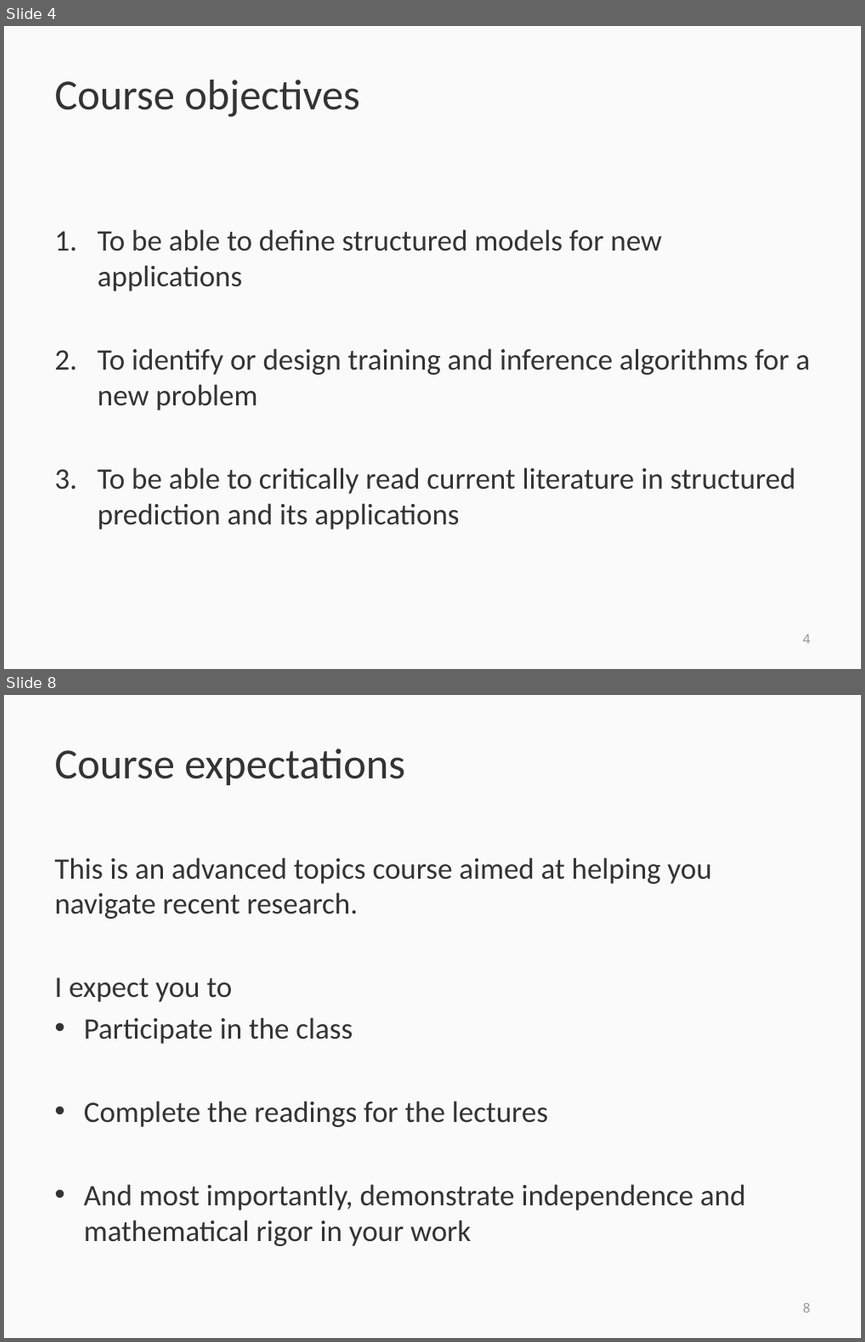
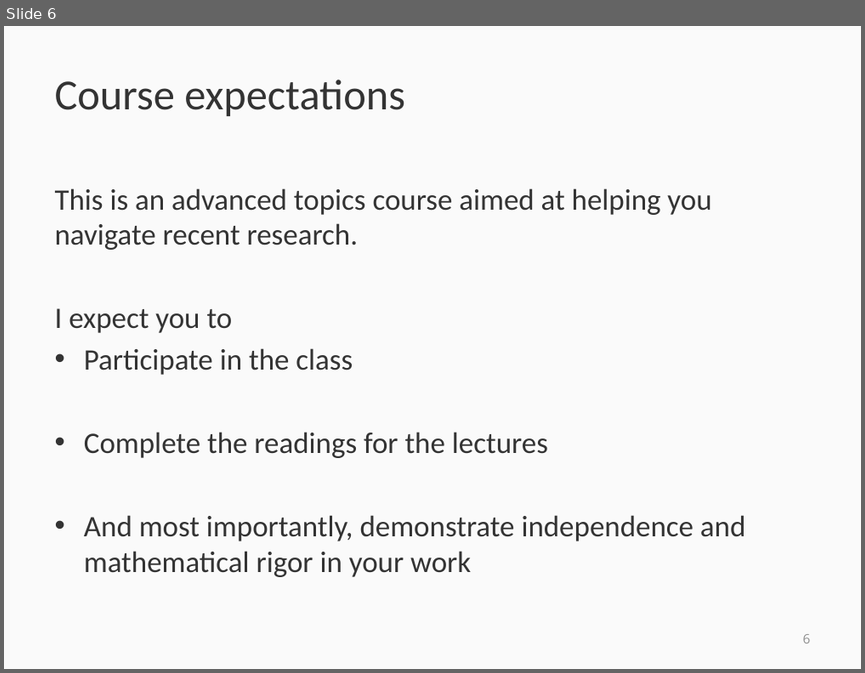
Before and after one commit to svivek/structured-prediction, a slide deck: slides/info/info.pptx. Shown one above the other, each under a label of ours: slides 4 and 8 before the commit, slide 6 after it; the slides between them are not shown. The pictures are 865x1342 and 865x673 pixels, drawn with LibreOffice and Linux fonts; fonts in the diff are those of the drawing. Boxes give left, top, right and bottom in pixels: in the first picture for what was removed or moved away, otherwise in the second. Text is boxed around its words. In the diff, an @@ line names an element or a change of style, - is before the commit and + after.

```diff
--- a/slides/info/info.pptx
+++ b/slides/info/info.pptx
@@ slide 4 removed at [4, 26, 861, 669], background #FAFAFA @@
@@ title removed at [55, 80, 359, 117] @@
-Course objectives
@@ text removed at [98, 229, 810, 529] @@
-1. To be able to define structured models for new applications
-2. To identify or design training and inference algorithms for a new problem
-3. To be able to critically read current literature in structured prediction and its applications
@@ page number removed at [803, 634, 811, 643] @@
-4
@@ what was slide 8 is now slide 6 @@
```
Also in this commit, not shown: 4 slides changed, 1 slide added, 2 other slides removed, 1 other file.
